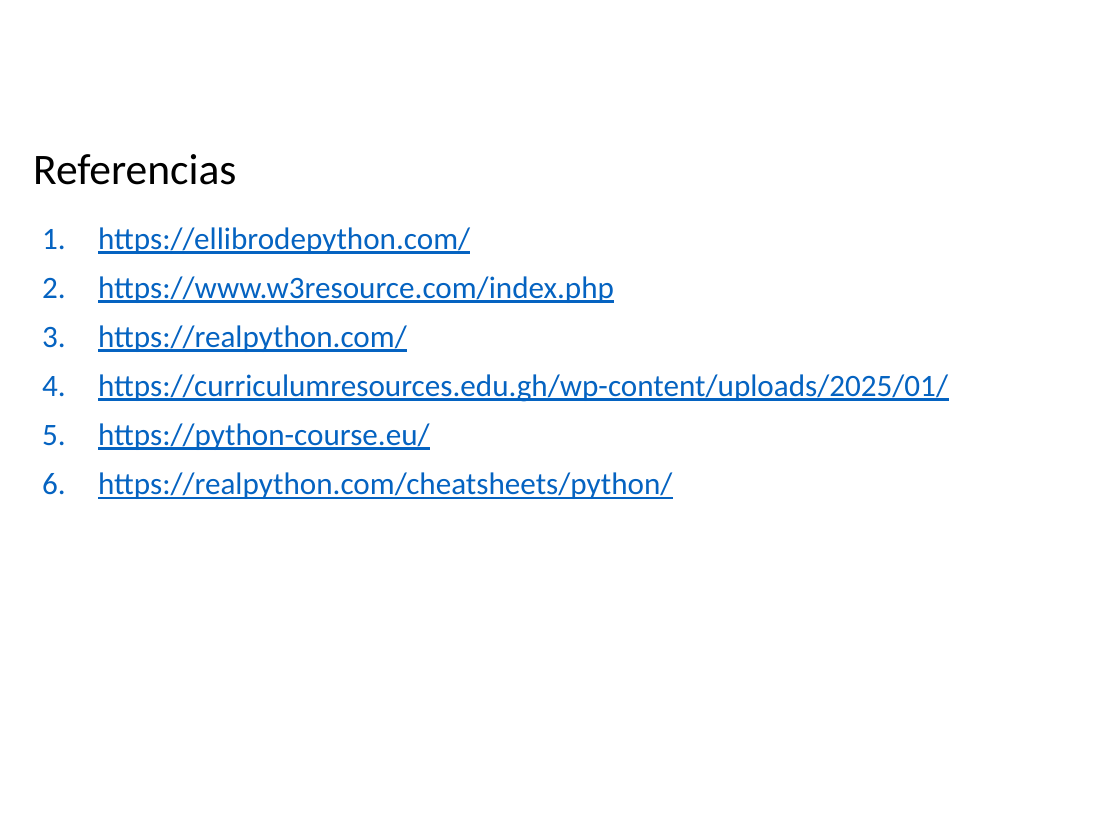
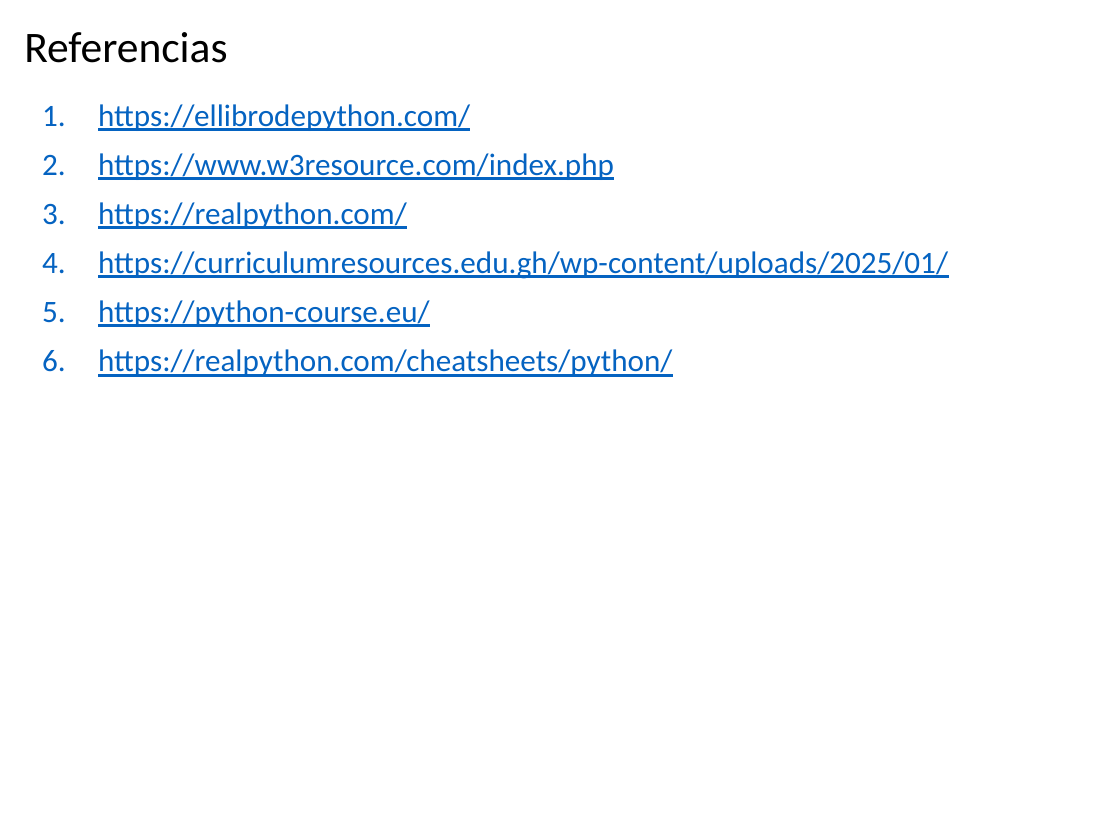
Before and after one commit to algoritmos-UdeA/logica1-20262, a slide deck: slide 31 of clases/4/teoria/clase-04.pptx (slide 25 before the commit). Drawn at 1120x840 pixels with LibreOffice and Linux fonts; fonts in the diff are those of the drawing. Boxes give left, top, right and bottom in pixels: in the first picture for what was removed or moved away, otherwise in the second. Text is boxed around its words. In the diff, an @@ line names an element or a change of style, - is before the commit and + after.

```diff
--- a/clases/4/teoria/clase-04.pptx
+++ b/clases/4/teoria/clase-04.pptx
@@ title "Referencias": place and size @@
-title "Referencias" at <box>33,154,236,185</box>
+title "Referencias" at <box>24,32,227,63</box>
@@ text "https://ellibrodepython.com/": place and size @@
-text "https://ellibrodepython.com/" at <box>98,227,948,499</box>
+text "https://ellibrodepython.com/" at <box>98,104,948,377</box>
```
Also in this commit, not shown: 5 other slides changed, 6 slides added, 10 other files.
